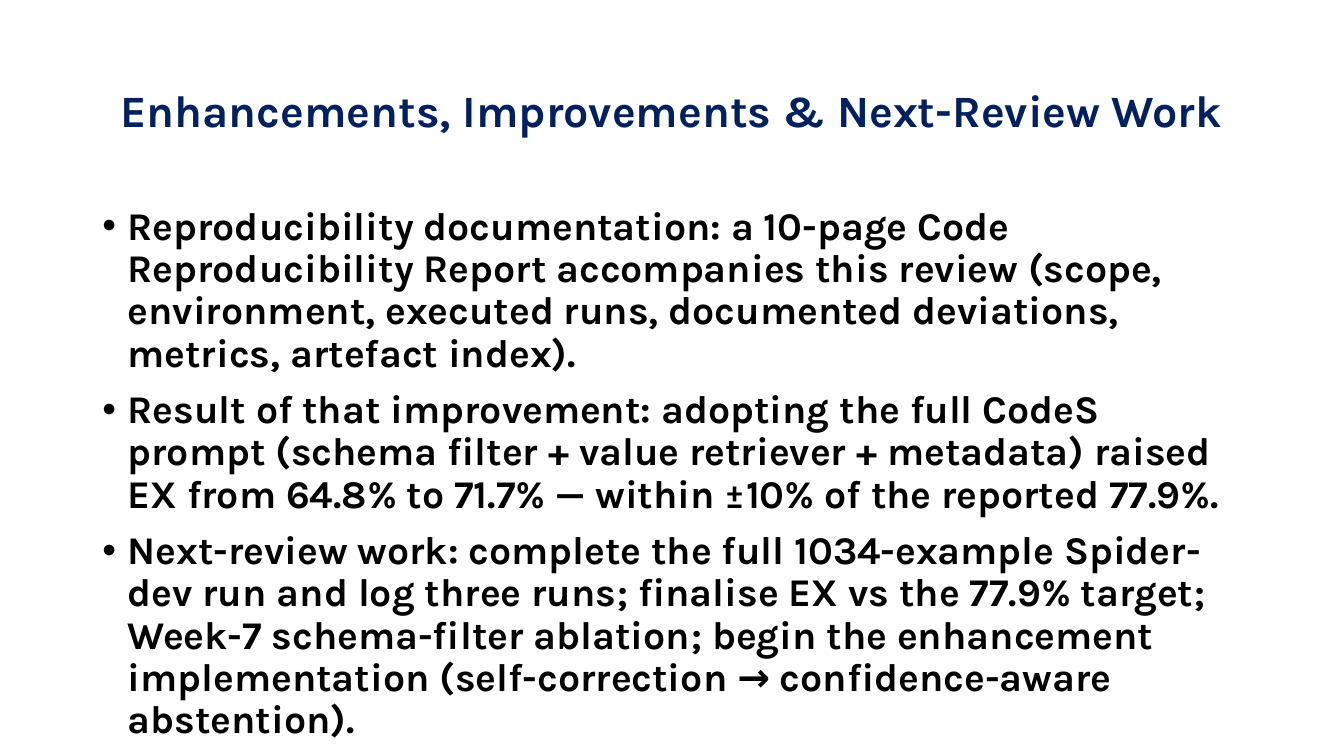
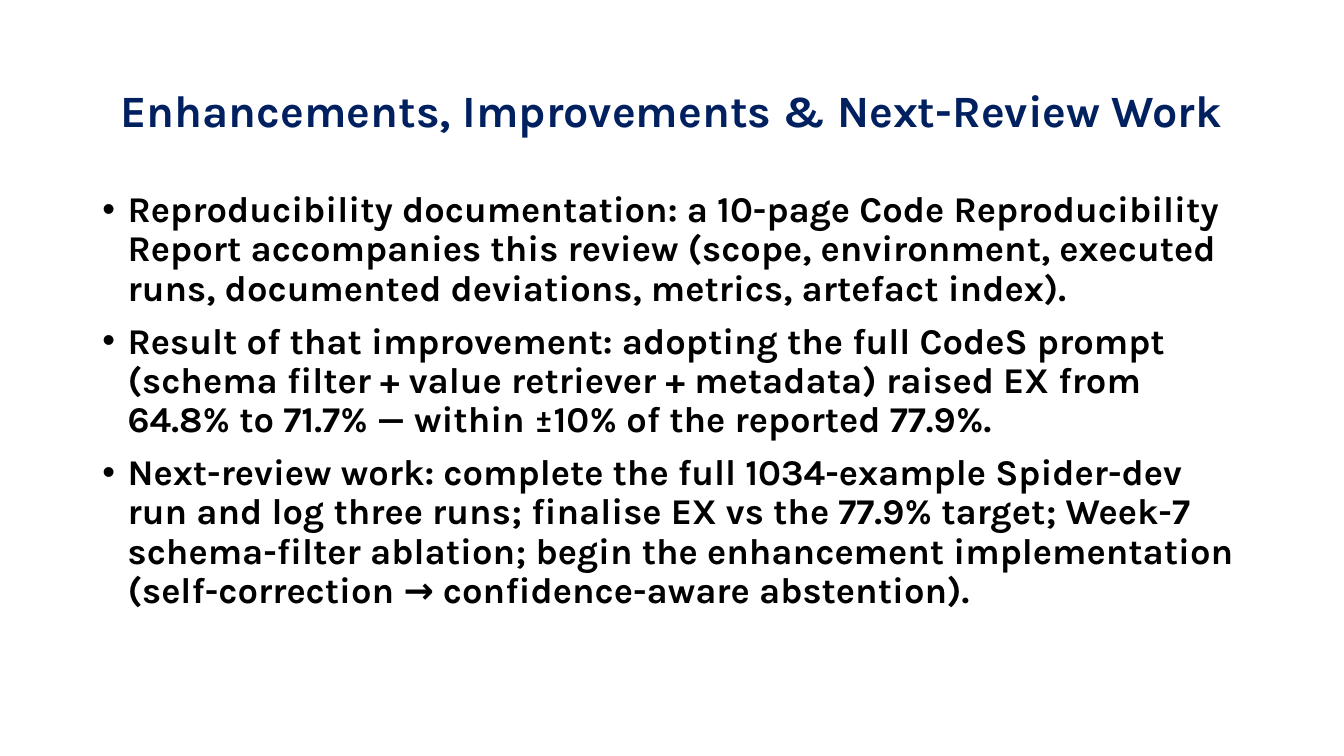
Before and after one commit to jayakanthh/QueryGenie, a slide deck: slide 8 of docs/reviews/Review2_QueryGenie.pptx. Drawn at 1344x756 pixels with LibreOffice and Linux fonts; fonts in the diff are those of the drawing; background and template pictures are left out. Boxes give left, top, right and bottom in pixels: in the first picture for what was removed or moved away, otherwise in the second. Text is boxed around its words. In the diff, an @@ line names an element or a change of style, - is before the commit and + after.

```diff
--- a/docs/reviews/Review2_QueryGenie.pptx
+++ b/docs/reviews/Review2_QueryGenie.pptx
@@ text "Reproducibility documentation: a 10-page Code ...": place and size @@
-text "Reproducibility documentation: a 10-page Code ..." at (128, 212, 1219, 701)
+text "Reproducibility documentation: a 10-page Code ..." at (128, 196, 1233, 607)
@@ text "Reproducibility documentation: a 10-page Code ..." at (128, 196, 1233, 607): size 28 to 25.9 pt @@
```
Also in this commit, not shown: 6 other slides changed, 3 other files.
